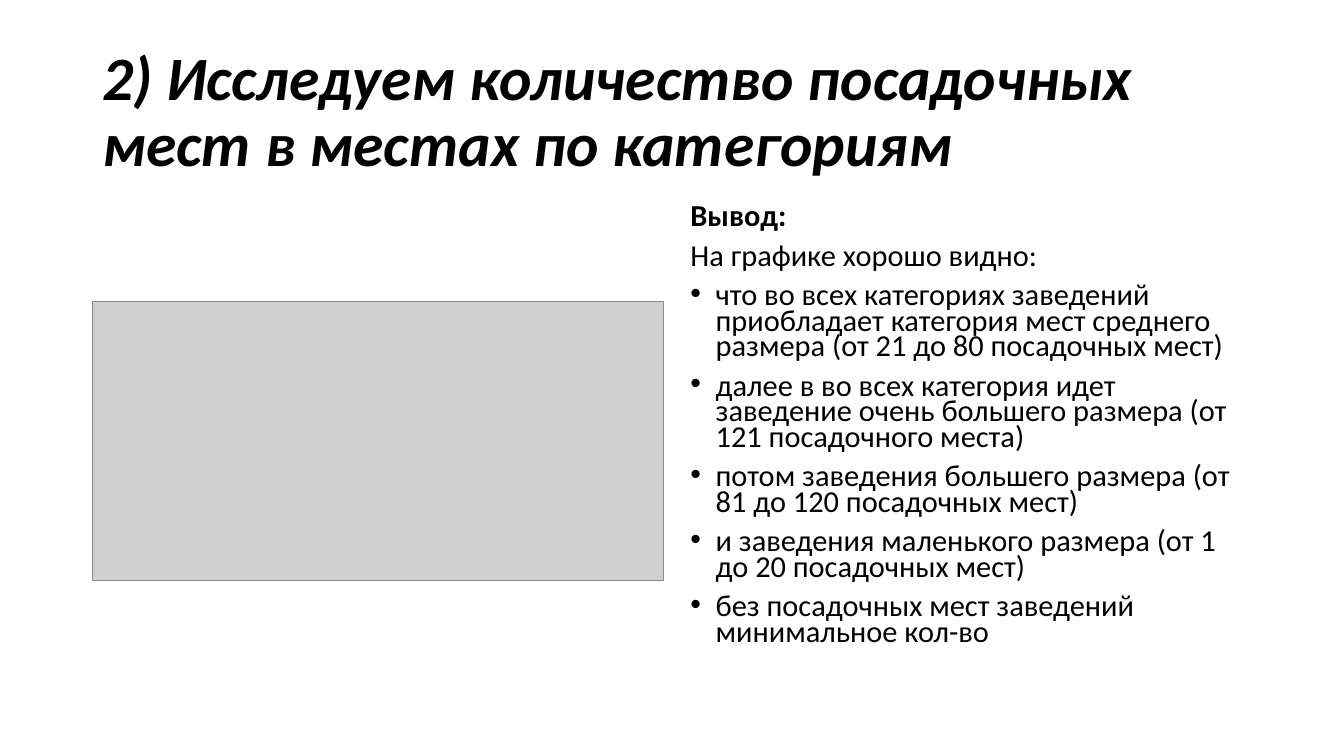
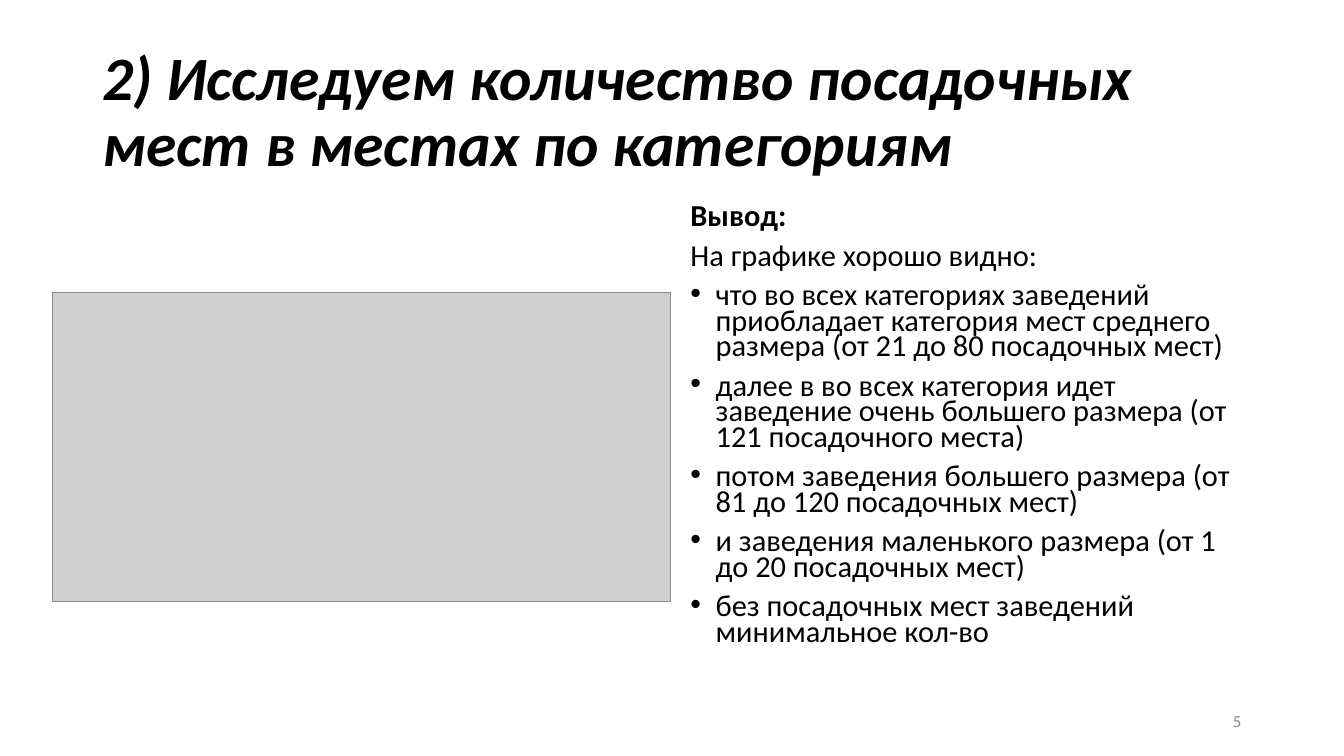
Before and after one commit to Isupik/practicum_yandex, a slide deck: slide 5 of Проектная работа.pptx (slide 4 before the commit). Drawn at 1344x756 pixels with LibreOffice and Linux fonts; fonts in the diff are those of the drawing; grey boxes stand for pictures. Boxes give left, top, right and bottom in pixels: in the first picture for what was removed or moved away, otherwise in the second. Text is boxed around its words. In the diff, an @@ line names an element or a change of style, - is before the commit and + after.

```diff
--- a/Проектная работа.pptx
+++ b/Проектная работа.pptx
@@ picture: place and size @@
-picture at (93, 301, 664, 580)
+picture at (52, 292, 671, 602)
@@ page number added at (1233, 716, 1241, 727), 12 pt, text #8C8C8C @@
+5
```
Also in this commit, not shown: 13 other slides changed, 1 slide added.
